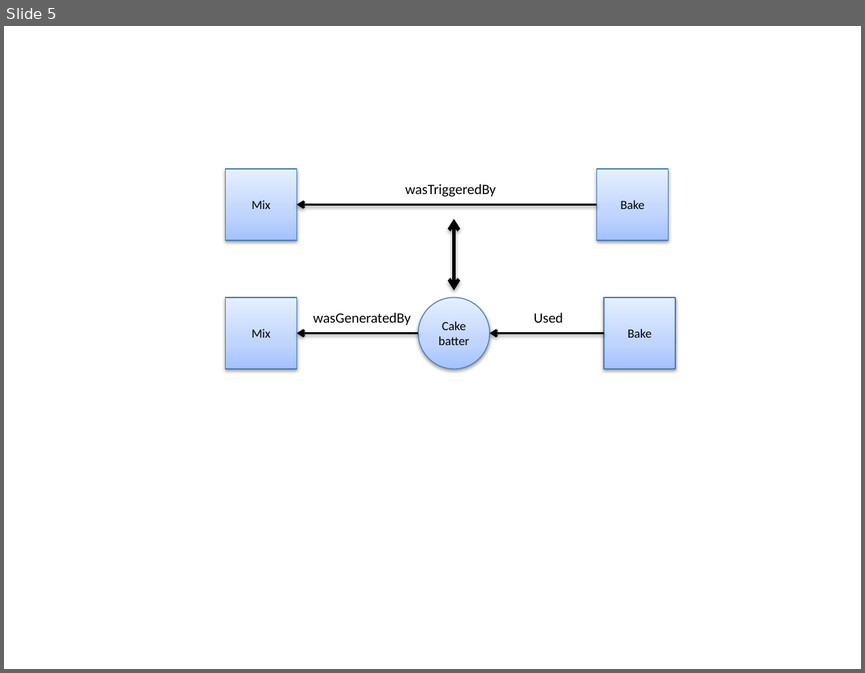
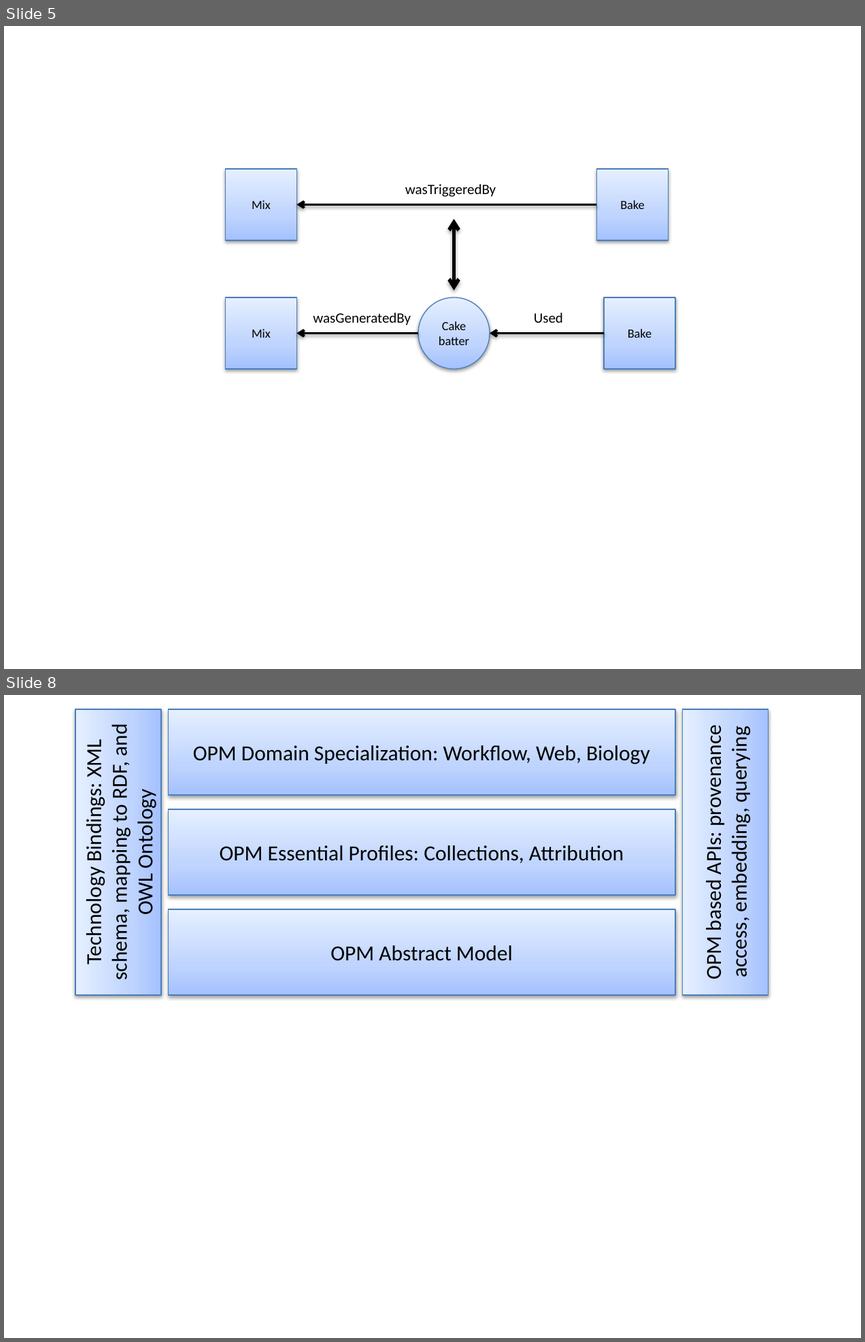
Before and after one commit to gems-uff/sdm, a slide deck: Documents/Dissertacao/provenance_cake.pptx. Shown one above the other, each under a label of ours: slide 5 before the commit, slides 5 and 8 after it; the slides between them are not shown. The pictures are 865x673 and 865x1342 pixels, drawn with LibreOffice and Linux fonts; fonts in the diff are those of the drawing. Boxes give left, top, right and bottom in pixels: in the first picture for what was removed or moved away, otherwise in the second. Text is boxed around its words. In the diff, an @@ line names an element or a change of style, - is before the commit and + after.

```diff
--- a/Documents/Dissertacao/provenance_cake.pptx
+++ b/Documents/Dissertacao/provenance_cake.pptx
@@ slide 8 added at [4, 695, 861, 1338], background #FFFFFF @@
@@ rectangle added at [75, 709, 161, 994], fill gradient #A4C4FF to #BFD4FF to #E6EEFF, outline #4B7EBC 0.75 pt, 18 pt, text #000000 @@
+Technology Bindings: XML schema, mapping to RDF, and OWL Ontology
@@ rectangle added at [169, 709, 676, 795], fill gradient #A4C4FF to #BFD4FF to #E6EEFF, outline #4B7EBC 0.75 pt, 18 pt, text #000000 @@
+OPM Domain Specialization: Workflow, Web, Biology
@@ rectangle added at [682, 709, 768, 994], fill gradient #A4C4FF to #BFD4FF to #E6EEFF, outline #4B7EBC 0.75 pt, 18 pt, text #000000 @@
+OPM based APIs: provenance access, embedding, querying
@@ rectangle added at [169, 809, 676, 895], fill gradient #A4C4FF to #BFD4FF to #E6EEFF, outline #4B7EBC 0.75 pt, 18 pt, text #000000 @@
+OPM Essential Profiles: Collections, Attribution
@@ rectangle added at [169, 909, 676, 995], fill gradient #A4C4FF to #BFD4FF to #E6EEFF, outline #4B7EBC 0.75 pt, 18 pt, text #000000 @@
+OPM Abstract Model
```
Also in this commit, not shown: 4 slides changed, 5 other slides added, 2 slides removed, 2 other files.
